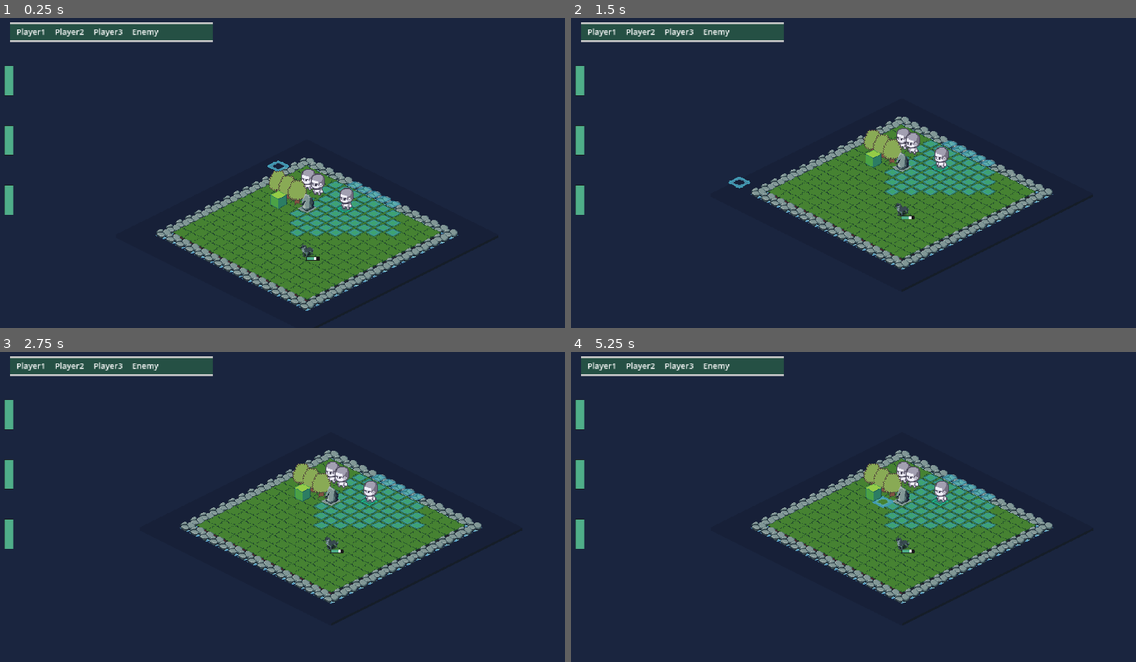
Above: before the commit, frames 1-4 (two rows, left to right).
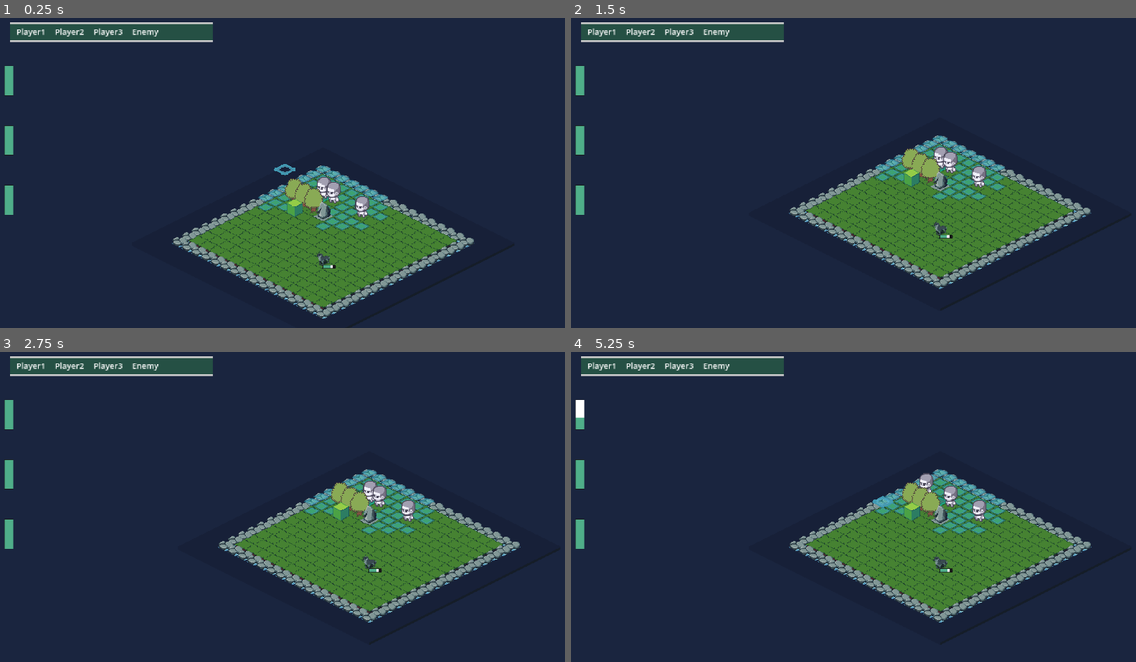
Above: after the commit, the same moments.

Repository: NopeGuy/GodotRTS
Game: Godot game, scene res://main.tscn
Same seed, same stepped clock (60 frames per second), same inputs: the game is played once before the commit and once after it.
Inputs (mouse positions are in pixels of both pictures, inside the frame that each line leads up to):
- Up to frame 1 (0.25 s): no input
- Up to frame 2 (1.5 s): move the mouse to (977, 151) at 0.52 s; click (977, 151) at 0.6 s; move the mouse to (734, 182) at 1.27 s; click (734, 182) at 1.35 s
- Up to frame 3 (2.75 s): move the mouse to (339, 429) at 2.02 s; click (339, 429) at 2.1 s
- Up to frame 4 (5.25 s): tap Enter at 2.75, 4.25 s; move the mouse to (819, 565) at 2.77 s; click (819, 565) at 2.85 s; tap Space at 3.5, 5 s; move the mouse to (1023, 550) at 3.52 s; click (1023, 550) at 3.6 s; move the mouse to (678, 451) at 4.27 s; click (678, 451) at 4.35 s; move the mouse to (881, 500) at 5.02 s; click (881, 500) at 5.1 s

The runs differ from the first frame. In frame 1, 9.2% of the frame differs, in the area x 27-85%, y 45-97%; in frame 2, 10%, in the area x 27-93%, y 31-88%; in frame 3, 9.7%; in frame 4, 9.9%.

Commit message:
some debugging

Diff:
--- a/CharacterManager.gd
+++ b/CharacterManager.gd
@@ -1,7 +1,7 @@
 extends Node
 
-var players = [] # List of playable characters
-var alive_characters = [] # List of alive characters
+var characters = [] # List of playable characters
+var dead = [] # List of playable characters
 var active_player = null # Reference to the current active player
 var time_passed: float = 0
 @onready var turn_counter = get_node("/root/Main/Overlay/TurnCounter")
@@ -10,69 +10,77 @@
 
 func _ready():
 	# Initialize the player list by adding the player nodes
-	players.append(get_node("/root/Main/Player1"))
-	players.append(get_node("/root/Main/Player2"))
-	players.append(get_node("/root/Main/Player3"))
-	players.append(get_node("/root/Main/Enemy"))
+	characters.append(get_node("/root/Main/Enemy"))
+	characters.append(get_node("/root/Main/Player1"))
+	characters.append(get_node("/root/Main/Player2"))
+	characters.append(get_node("/root/Main/Player3"))
 
 	# Assign unique start positions to each player
-	players[0].StartPosition = Vector2i(9, 5)
-	players[1].StartPosition = Vector2i(5, 5)
-	players[2].StartPosition = Vector2i(6, 5)
-	players[3].StartPosition = Vector2i(12, 12)
+	characters[0].StartPosition = Vector2i(12, 12)
+	characters[1].StartPosition = Vector2i(5, 5)
+	characters[2].StartPosition = Vector2i(6, 5)
+	characters[3].StartPosition = Vector2i(9, 5)
 
-	players[0].Movement = 5
-	players[1].Movement = 6
-	players[2].Movement = 7
-	players[3].Movement = 10
+	characters[0].Movement = 10
+	characters[1].Movement = 6
+	characters[2].Movement = 7
+	characters[3].Movement = 5
 
-	players[0].HealthPos = Vector2i(40, 300)
-	players[1].HealthPos = Vector2i(40, 500)
-	players[2].HealthPos = Vector2i(40, 700)
+	characters[1].HealthPos = Vector2i(40, 300)
+	characters[2].HealthPos = Vector2i(40, 500)
+	characters[3].HealthPos = Vector2i(40, 700)
 
 
-	for player in players:
+	for player in characters:
 		player.walkable_tiles = tile_map.is_tile_walkable(player.current_position, player.Movement)
 
 	await get_tree().create_timer(0.1).timeout
 
-	 # Add all alive players to alive_characters
-	alive_characters = players.filter(func(p): return p.HP > 0)
-	if players.size() > 0:
-		active_player = players[players.size() - 1] # Set the last player as active
-		switch_to_next_player(players[players.size() - 1].current_position)
+	if characters.size() > 0:
+		active_player = characters[0]
+		switch_to_next_player(characters[0].current_position)
+
+func shift_list(list):
+		var first_player = list.pop_front()
+		list.append(first_player)
+		return list
 
 # Function to switch to the next player in the list
 func switch_to_next_player(target_tile):
 	# Set the current player's position
 	active_player.current_position = target_tile
 
-	# Remove players with 0 or less HP from the alive_characters list
-	alive_characters = alive_characters.filter(func(p): return p.HP > 0)
 
-	# Find the index of the current active player
-	var current_index = players.find(active_player)
+	# Check if any characters are alive
+	if characters.size() == 0:
+		print("No characters left to switch to!")
+		return
 
-	# Move to the next player, and find the first one that is still alive
-	current_index = (current_index + 1) % players.size()
-	while players[current_index].HP <= 0:
-		current_index = (current_index + 1) % players.size()
+	shift_list(characters)
 
-	# Set the next active player
-	active_player = players[current_index]
+	var counter = 0
+
+	for player in characters:
+		counter+=1
+		active_player = characters[0]
+		if active_player.HP <= 0:
+			shift_list(characters)
+			if characters.size() == counter:
+				print("No characters left to switch to!")
+				return
+
+	active_player = characters[0]  # The first player is always the active player
 
 	# Update the turn counter
 	turn_counter.update_turn_order()
 
 	# Sync camera position to the active player
-	var background = tile_map.get_node("background") # Access the "background" child node
+	var background = tile_map.get_node("background")  # Access the "background" child node
 	var camera = get_node("/root/Main/Camera2D")
-
 
 	if active_player != null:
 		camera.position.x = active_player.global_position.x - 150
 		camera.position.y = active_player.global_position.y
-	background.position = camera.position
 
 	tile_map.clear_movement_tiles()
 	tile_map.show_movement_tiles()
--- a/Characters/player.gd
+++ b/Characters/player.gd
@@ -13,6 +13,8 @@
 var is_moving: bool = false  # Track whether the character is moving
 var walkable_tiles
 var path
+
+signal init_comp
 
 @onready var sprite = get_node("Sprite2D")
 @onready var health_bar = get_node("CanvasLayer/HealthBar")
--- a/Characters/player.tscn
+++ b/Characters/player.tscn
@@ -17,7 +17,7 @@
 [node name="Sprite2D" type="Sprite2D" parent="."]
 z_index = 1
 y_sort_enabled = true
-position = Vector2(2.71429, -24.2856)
+position = Vector2(1.28572, -24.2856)
 scale = Vector2(2, 2)
 texture = ExtResource("2_vree8")
 hframes = 12
--- a/Levels/tile_map.gd
+++ b/Levels/tile_map.gd
@@ -3,7 +3,7 @@
 var GridSize = 20
 var Dic = {}
 var selectedTile = Vector2i()
-var previous_active_player = null  # Variable to track the previous active player
+var previous_active_pos = Vector2i()  # Variable to track the previous active player
 
 func _ready():
 	for x in range(GridSize):
@@ -102,6 +102,7 @@
 	for tile in highlighted_tiles:
 		erase_cell(4, tile)  # Clear the highlighted tile layer
 	highlighted_tiles.clear()  # Clear the list after erasing
+	erase_cell(4, previous_active_pos)  # Clear the highlighted tile layer
 
 func show_movement_tiles():
 	if CharacterManager.active_player != null:
@@ -116,7 +117,7 @@
 		for tile in walkable_tiles:
 			set_cell(4, tile, 5, Vector2i(0, 0), 0)  # Highlight the tile
 			highlighted_tiles.append(tile)  # Track the highlighted tile
-		highlighted_tiles.append(current_position)
+		previous_active_pos = current_position
 		set_cell(4, current_position, 6, Vector2i(0, 0), 0)  # Highlight the tile
 
 
@@ -163,7 +164,11 @@
 				if Dic[next_key]["Walkable"] and (steps + 1 <= movement):
 					# Prune exploration of occupied tiles (another character is there)
 					var occupied = false
-					for character in CharacterManager.players:
+					for character in CharacterManager.characters:
+						if Vector2i(character.current_position) == next_position:
+							occupied = true
+							break
+					for character in CharacterManager.dead:
 						if Vector2i(character.current_position) == next_position:
 							occupied = true
 							break
@@ -210,11 +215,10 @@
 			# Ensure neighbor is a walkable tile and not occupied
 			if Dic.has(str(neighbor)) and Dic[str(neighbor)]["Walkable"]:
 				var occupied = false
-				for character in CharacterManager.players:
+				for character in CharacterManager.characters:
 					if Vector2i(character.current_position) == neighbor:
 						occupied = true
 						break
-
 				if occupied:
 					continue  # Skip this neighbor if occupied
 
--- a/Levels/tile_map.tscn
+++ b/Levels/tile_map.tscn
@@ -242,9 +242,8 @@
 layer_3/z_index = 1
 layer_4/name = "Layer4"
 layer_4/y_sort_enabled = true
-layer_5/name = "Layer5 Current"
+layer_5/name = "Layer5"
 layer_5/y_sort_enabled = true
-layer_5/z_index = 2
 script = ExtResource("2_kq4pw")
 
 [node name="background" type="Sprite2D" parent="."]
--- a/Overlay/turn_counter.gd
+++ b/Overlay/turn_counter.gd
@@ -18,9 +18,9 @@
 	# Clear the chars array to avoid duplication
 	chars.clear()
 
-	# Loop through the CharacterManager.alive_characters list and add their names to chars
-	for player in CharacterManager.alive_characters:
-		chars.append(player.name)
+	for player in CharacterManager.characters:
+		if player.HP > 0:
+			chars.append(player.name)
 
 	# Loop through the chars list and create a label for each name
 	for char in chars:
